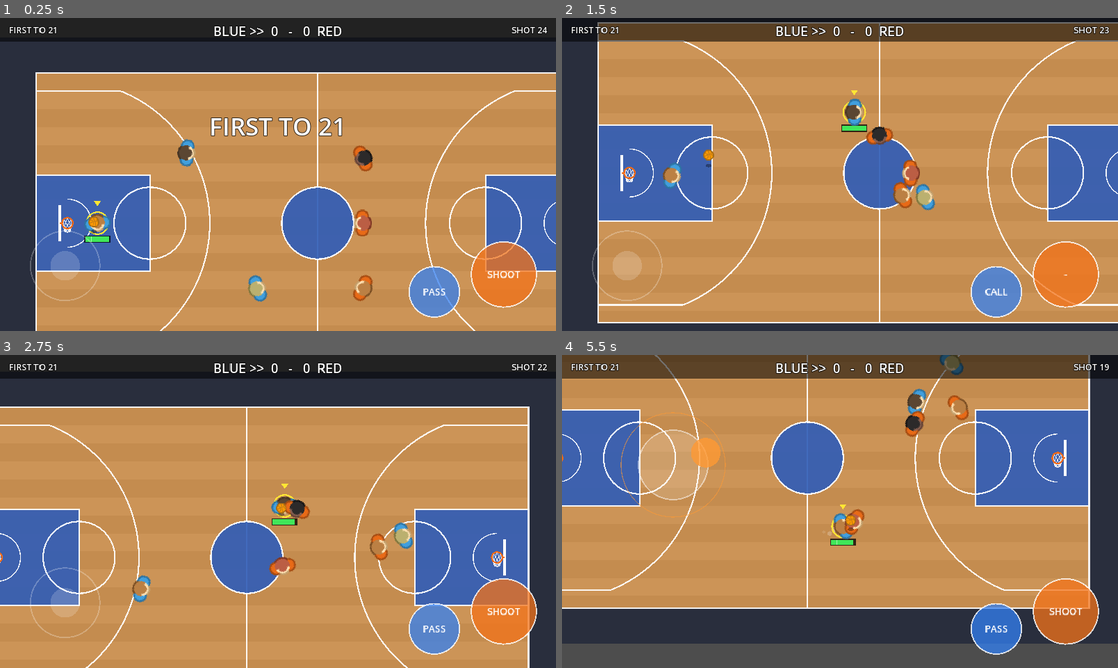
Above: before the commit, frames 1-4 (two rows, left to right).
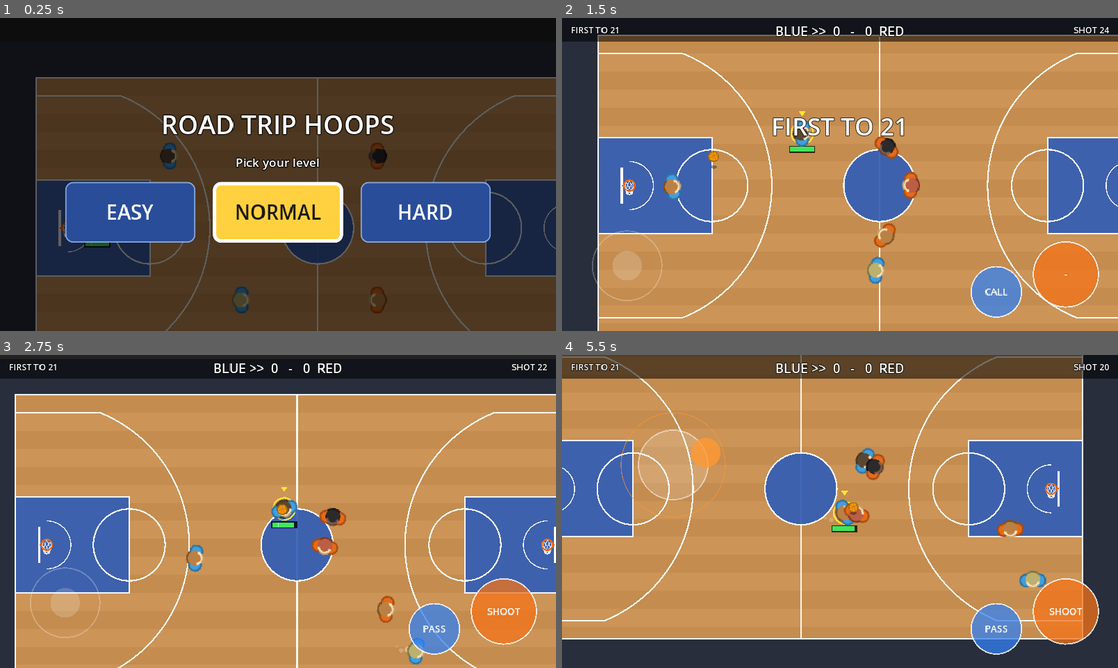
Above: after the commit, the same moments.

Repository: Kirmalo/road-trip-hoops
Game: Godot game, scene res://main.tscn
Same seed, same stepped clock (60 frames per second), same inputs: the game is played once before the commit and once after it.
Inputs (mouse positions are in pixels of both pictures, inside the frame that each line leads up to):
- Up to frame 1 (0.25 s): no input
- Up to frame 2 (1.5 s): click (990, 212) at 0.5 s, where only the run after the commit has a clickable "HARD"; tap Enter at 1.25 s; move the mouse to (962, 158) at 1.27 s; hold D from 1.28 s (still down); tap K at 1.35 s; click (962, 158) at 1.42 s
- Up to frame 3 (2.75 s): tap Space at 1.52, 1.82 s; tap J at 1.55 s; release D at 2 s; drag from (166, 527) to (250, 574) at 2.02 s
- Up to frame 4 (5.5 s): move the mouse to (895, 442) at 2.77 s; hold D 2.78-3.5 s; tap Enter at 2.85 s; click (895, 442) at 2.92 s; tap Keypad Enter at 3.05 s; drag from (812, 574) to (673, 464) at 3.52 s; move the mouse to (1006, 558) at 4.27 s; hold A 4.28-5 s; tap Space at 4.35, 4.52, 4.82 s; click (1006, 558) at 4.42 s; tap K at 4.55 s; drag from (673, 464) to (756, 433) at 5.02 s

The runs differ from the first frame. In frame 1, 90% of the frame differs, in the area x 0-100%, y 2-100%; in frame 2, 16%; in frame 3, 26%; in frame 4, 33%.

Commit message:
P3-08: difficulty panel at launch and after each game
New scripts/menu.gd: a CanvasLayer with big EASY / NORMAL / HARD buttons
(300x140 px at 1280x720), the remembered level lit. Shown once per run at
launch (the game waits behind it) and on game over under the final score
("Tap a level to play again" replaces the old tap-anywhere restart). One tap
sets Difficulty.level, saves it (user://settings.cfg) and reloads the scene.
The game-over panel takes taps after 0.8 s so a thumb still on SHOOT can't
pick by accident. First launch (nothing saved) plays Normal
(MenuScript.prepare_level runs before the players are made).

main.gd: while the panel is up the joystick and A/B are off and hidden (they
read _input, before the GUI), A/B/keys are routed to the panel (A/D or arrows
or K move the light, J/Space/Enter plays). --autoplay, --humantest and --shots
skip the panel and keep Difficulty.from_cmdline() (Hard). New test flag
--menushot (xvfb; add --target 3) saves /tmp/hoops_menu_start.png and
/tmp/hoops_menu_over.png. Stats: menu_shown, menu_picks_<level>.

Co-Authored-By: Claude Opus 5.5 <noreply@anthropic.com>
Claude-Session: https://claude.ai/code/session_01K8WPuYbTD1xrCASynmgFd3

Diff:
--- a/scripts/main.gd
+++ b/scripts/main.gd
@@ -24,6 +24,7 @@
 const HumanInputScript = preload("res://scripts/human_input.gd")
 const DefenseScript = preload("res://scripts/defense.gd")
 const RulesScript = preload("res://scripts/rules.gd")
+const MenuScript = preload("res://scripts/menu.gd")
 
 const FT := 12.0                     # pixels per foot
 const COURT_W := 94.0 * FT
@@ -105,6 +106,7 @@
                                      # (Phase 1 behavior). Your own PASS always hands control to the receiver.
 const CALL_CUE_RISE := 4.0 * FT      # the "!" bubble floats this far above the caller's feet
 const CALL_CUE_COLOR := Color(1.0, 0.92, 0.3)
+const MENUSHOT_FRAMES := 40          # test only (--menushot): frames the panel is up before its screenshot
 
 # --humantest scripted thumb (developer testing only): drives the real touch joystick with synthetic touch events
 const HT_FINGER_POS := Vector2(260, 460)   # where the scripted thumb touches down (left half of the screen)
@@ -184,6 +186,10 @@
 var ht_guard_holder = null
 var _call_node: Node2D               # draws the "!" over the human while his call is live
 var shot_serial := 0                # counts released shots, so each defender gets one block try per shot (defense.gd)
+var menu                            # menu.gd: the EASY / NORMAL / HARD panel (launch and game over, P3-08)
+var menu_wait := false              # the launch panel is up: the game waits behind it
+var menushot := false               # test only (-- --menushot): screenshots of both panels, see _debug_screenshots
+var _menu_frames := 0
 var force_fouls := false            # test only: -- --force-fouls fouls some field goals (until P3-06 commits fouls)
 var ht_ft_t := 0.0                  # humantest: seconds the human has had the ball at the line
 var ht_ft_n := 0                    # humantest: free throws the scripted thumb started (every 2nd is "good")
@@ -210,6 +216,8 @@
 	autoplay = OS.get_cmdline_user_args().has("--autoplay")
 	humantest = OS.get_cmdline_user_args().has("--humantest")
 	force_fouls = OS.get_cmdline_user_args().has("--force-fouls")
+	menushot = OS.get_cmdline_user_args().has("--menushot")
+	MenuScript.prepare_level()   # before the players: first launch = Normal, then the saved level, then --difficulty
 
 	rules = RulesScript.new()
 	rules.game = self
@@ -269,7 +277,29 @@
 	add_child(_call_node)
 
 	_build_hud()
+	menu = MenuScript.new()
+	menu.game = self
+	add_child(menu)
 	start_game()
+	# the launch panel: once per run, never in the headless tests (or --shots, unless -- --menushot)
+	var tests: bool = autoplay or humantest or (OS.get_cmdline_user_args().has("--shots") and not menushot)
+	if not tests and not MenuScript.start_done:
+		menu_wait = true
+		msg_label.visible = false   # no "FIRST TO 21" under the panel; the reloaded game shows it
+		_menu_input(true)
+		menu.show_start()
+	elif not tests:
+		MenuScript.start_done = true
+
+# the panel is up: the joystick and A/B take no touches (touch_controls reads _input, before the GUI) and are hidden,
+# so the tap on a level can't also move or shoot
+func _menu_input(on: bool) -> void:
+	controls.set_process_input(not on)
+	controls.visible = not on and not autoplay
+	if on:
+		controls.joy_index = -1
+		controls.a_index = -1
+		controls.b_index = -1
 
 func _build_hud() -> void:
 	var hud := CanvasLayer.new()
@@ -704,19 +734,28 @@
 	return rules.ft_active and not game_over and not (human_player == rules.ft_shooter and human_player.has_ball())
 
 func _on_a_pressed() -> void:
+	if menu.showing:
+		return
 	if _ft_blocks_buttons():
 		return
 	input.a_pressed()
 
 func _on_a_released() -> void:
+	if menu.showing:
+		return
 	input.a_released()
 
 func _on_b_pressed() -> void:
+	if menu.showing:
+		return
 	if rules.ft_active and not game_over:
 		return
 	input.b_pressed()
 
 func _unhandled_input(event: InputEvent) -> void:
+	if event is InputEventKey and menu.showing:
+		menu.key(event)   # desktop: A/D or arrows (or K) move the light, J / Space / Enter plays it
+		return
 	if event is InputEventKey and not event.echo:
 		if event.keycode == KEY_J or event.keycode == KEY_SPACE:
 			if event.pressed:
@@ -746,6 +785,7 @@
 func _debug_screenshots() -> void:
 	# developer testing only: run with -- --shots to save a few screenshots to /tmp
 	_frame += 1
+	_menushots()
 	if OS.get_cmdline_user_args().has("--shots") and controls.a_glow and not _cue_shot:
 		_cue_shot = true   # first frame with the STEAL button lit (try -- --shots --humantest)
 		get_viewport().get_texture().get_image().save_png("/tmp/hoops_steal_cue.png")
@@ -764,10 +804,25 @@
 		if _frame == 1800 and not OS.get_cmdline_user_args().has("--target"):
 			get_tree().quit()
 
+# test only: -- --menushot (with xvfb, see _debug_screenshots; add --target 3 for a short game): saves the launch
+# panel to /tmp/hoops_menu_start.png, picks the lit level as a tap would, then the game-over panel to
+# /tmp/hoops_menu_over.png once it takes taps, and quits. The human stands still, so RED wins.
+func _menushots() -> void:
+	if not menushot or not menu.showing:
+		_menu_frames = 0
+		return
+	_menu_frames += 1
+	if menu_wait and _menu_frames == MENUSHOT_FRAMES:
+		get_viewport().get_texture().get_image().save_png("/tmp/hoops_menu_start.png")
+		menu._pick(MenuScript.Difficulty.level)
+	elif game_over and _menu_frames == MENUSHOT_FRAMES + int(MenuScript.ARM_TIME_OVER * 60.0):
+		get_viewport().get_texture().get_image().save_png("/tmp/hoops_menu_over.png")
+		get_tree().quit()
+
 func _physics_process(delta: float) -> void:
 	_debug_screenshots()
 	_update_message(delta)
-	if game_over:
+	if game_over or menu_wait:
 		return
 
 	if not rules.update(delta):
@@ -1109,7 +1164,7 @@
 				a.position -= push
 				b.position += push
 
-# the game is won (rules.gd decides when): stop play, show the result, print the test lines. P3-08 adds the panel here
+# the game is won (rules.gd decides when): stop play, show the result and the level panel (P3-08), print the test lines
 func on_game_over(winner: int) -> void:
 	game_over = true
 	audio.play("whistle")
@@ -1121,9 +1176,14 @@
 	_trail_on = false
 	fx.set_trail(false)
 	audio.play("whistle", 3.0, 0.0)   # second, louder whistle: game over
-	show_message("FINAL  %d - %d\n%s WINS!  Tap to play again" % [score[0], score[1], TEAM_NAMES[winner]], 9999.0,
-			TEAM_COLORS[winner])
 	_update_hud()
+	if autoplay or humantest:
+		show_message("FINAL  %d - %d\n%s WINS!" % [score[0], score[1], TEAM_NAMES[winner]], 9999.0, TEAM_COLORS[winner])
+	else:
+		# P3-08: the level panel under the final score; a tap on a level plays again
+		msg_label.visible = false
+		_menu_input(true)
+		menu.show_game_over(score, winner, TEAM_COLORS[winner])
 	if autoplay or humantest:
 		var secs: int = int(rules.play_time)
 		print("FINAL BLUE %d - RED %d" % [score[0], score[1]])
--- /dev/null
+++ b/scripts/menu.gd
@@ -0,0 +1,174 @@
+extends CanvasLayer
+# Difficulty panel (P3-08, owner Q7 a): three big EASY / NORMAL / HARD buttons, built in code. main.gd shows it when
+# the game opens (the game waits behind it) and after each game under the final score. The remembered level is lit.
+# One tap on a level: Difficulty.level = it, Difficulty.save() (user://settings.cfg), reload the scene; the start
+# panel is shown only once per run, so the reloaded game starts at once.
+# Touch first: the panel stops taps (main.gd also turns the joystick and A/B off while it's up). Desktop: mouse, or
+# A/D (left/right arrows) or K to move the light and J / Space / Enter to play the lit level.
+# --autoplay and --humantest never show it (main.gd); they keep Difficulty.from_cmdline() (Hard by default).
+
+const Difficulty = preload("res://scripts/difficulty.gd")
+
+const BUTTON_SIZE := Vector2(300, 140)   # px at the 1280x720 base: finger-sized on a tablet (board: at least 200x110)
+const BUTTON_GAP := 40                   # px between the buttons
+const BUTTON_FONT := 46
+const TITLE_FONT := 60
+const SUB_FONT := 28
+const DIM_COLOR := Color(0, 0, 0, 0.62)  # darkens the court behind the panel
+const LIT_COLOR := Color(1.0, 0.82, 0.25)        # the remembered level
+const LIT_BORDER := Color(1.0, 1.0, 1.0)
+const OFF_COLOR := Color(0.16, 0.3, 0.6)         # the other levels
+const OFF_BORDER := Color(0.6, 0.75, 1.0, 0.8)
+const LIT_TEXT := Color(0.12, 0.1, 0.05)
+const OFF_TEXT := Color.WHITE
+const ARM_TIME_OVER := 0.8               # seconds before the game-over panel takes a tap (a thumb still on SHOOT
+                                         # when the game ends must not pick a level by accident)
+const LAYER := 20                        # over the HUD (10)
+
+static var start_done := false           # the launch panel was answered this run (survives reload_current_scene())
+static var _prepared := false
+
+var game                                 # main.gd
+var showing := false
+var _lit: int = Difficulty.NORMAL
+var _arm_t := 0.0
+var _root: Control
+var _title: Label
+var _sub: Label
+var _buttons: Array = []
+
+# Once per run, before the players are made (player.gd calls Difficulty.init_once() too, later, which is then a no-op):
+# first launch (nothing saved) plays Normal; a saved level wins; --difficulty (and autoplay/humantest = Hard) win over both.
+static func prepare_level() -> void:
+	if _prepared:
+		return
+	_prepared = true
+	Difficulty.level = Difficulty.NORMAL
+	Difficulty.init_once()
+
+func _ready() -> void:
+	layer = LAYER
+	_root = Control.new()
+	_root.set_anchors_and_offsets_preset(Control.PRESET_FULL_RECT)
+	_root.mouse_filter = Control.MOUSE_FILTER_STOP   # nothing under the panel gets a tap or a click
+	_root.visible = false
+	add_child(_root)
+	var dim := ColorRect.new()
+	dim.color = DIM_COLOR
+	dim.set_anchors_and_offsets_preset(Control.PRESET_FULL_RECT)
+	dim.mouse_filter = Control.MOUSE_FILTER_STOP
+	_root.add_child(dim)
+
+	var box := VBoxContainer.new()
+	box.set_anchors_and_offsets_preset(Control.PRESET_FULL_RECT)
+	box.alignment = BoxContainer.ALIGNMENT_CENTER
+	box.add_theme_constant_override("separation", 26)
+	box.mouse_filter = Control.MOUSE_FILTER_IGNORE
+	_root.add_child(box)
+	_title = _label(box, TITLE_FONT)
+	_sub = _label(box, SUB_FONT)
+	var row := HBoxContainer.new()
+	row.alignment = BoxContainer.ALIGNMENT_CENTER
+	row.add_theme_constant_override("separation", BUTTON_GAP)
+	row.mouse_filter = Control.MOUSE_FILTER_IGNORE
+	box.add_child(row)
+	for lv in [Difficulty.EASY, Difficulty.NORMAL, Difficulty.HARD]:
+		var b := Button.new()
+		b.text = String(Difficulty.NAMES[lv]).to_upper()
+		b.custom_minimum_size = BUTTON_SIZE
+		b.focus_mode = Control.FOCUS_NONE   # the light is ours (_lit), not the focus box
+		b.add_theme_font_size_override("font_size", BUTTON_FONT)
+		b.pressed.connect(_pick.bind(lv))
+		row.add_child(b)
+		_buttons.append(b)
+
+func _label(parent: Control, size: int) -> Label:
+	var l := Label.new()
+	l.horizontal_alignment = HORIZONTAL_ALIGNMENT_CENTER
+	var ls := LabelSettings.new()
+	ls.font_size = size
+	ls.outline_size = 8
+	ls.outline_color = Color(0, 0, 0, 0.85)
+	l.label_settings = ls
+	l.mouse_filter = Control.MOUSE_FILTER_IGNORE
+	parent.add_child(l)
+	return l
+
+# at launch: the game waits behind the panel
+func show_start() -> void:
+	_title.text = "ROAD TRIP HOOPS"
+	_title.modulate = Color.WHITE
+	_sub.text = "Pick your level"
+	_open(0.0)
+
+# after a game: the final score on top, a tap on a level plays again (replaces "tap to play again")
+func show_game_over(score: Array, winner: int, color: Color) -> void:
+	_title.text = "FINAL  %d - %d   %s WINS!" % [score[0], score[1], game.TEAM_NAMES[winner]]
+	_title.modulate = color
+	_sub.text = "Tap a level to play again"
+	_open(ARM_TIME_OVER)
+
+func _open(arm: float) -> void:
+	showing = true
+	_arm_t = arm
+	_lit = Difficulty.level
+	_root.visible = true
+	_refresh()
+	if game != null:
+		game.stat("menu_shown")
+
+func _process(delta: float) -> void:
+	if showing and _arm_t > 0.0:
+		_arm_t -= delta
+		if _arm_t <= 0.0:
+			_refresh()
+
+func _refresh() -> void:
+	for i in _buttons.size():
+		var b: Button = _buttons[i]
+		var lit: bool = i == _lit
+		var col: Color = LIT_COLOR if lit else OFF_COLOR
+		var sb := _style(col, LIT_BORDER if lit else OFF_BORDER, 8 if lit else 3)
+		b.add_theme_stylebox_override("normal", sb)
+		b.add_theme_stylebox_override("hover", sb)
+		b.add_theme_stylebox_override("pressed", _style(col.darkened(0.25), LIT_BORDER, 8))
+		b.add_theme_stylebox_override("disabled", sb)
+		b.add_theme_stylebox_override("focus", StyleBoxEmpty.new())
+		var tc: Color = LIT_TEXT if lit else OFF_TEXT
+		for k in ["font_color", "font_hover_color", "font_pressed_color", "font_disabled_color"]:
+			b.add_theme_color_override(k, tc)
+		b.disabled = _arm_t > 0.0
+		b.modulate.a = 0.6 if _arm_t > 0.0 else 1.0
+
+func _style(fill: Color, border: Color, width: int) -> StyleBoxFlat:
+	var sb := StyleBoxFlat.new()
+	sb.bg_color = fill
+	sb.border_color = border
+	sb.set_border_width_all(width)
+	sb.set_corner_radius_all(18)
+	return sb
+
+# desktop testing: main.gd hands key presses here while the panel is up
+func key(event: InputEventKey) -> void:
+	if not event.pressed or event.echo:
+		return
+	match event.keycode:
+		KEY_A, KEY_LEFT:
+			_lit = maxi(_lit - 1, Difficulty.EASY)
+			_refresh()
+		KEY_D, KEY_RIGHT, KEY_K:
+			_lit = (_lit + 1) % _buttons.size() if event.keycode == KEY_K else mini(_lit + 1, Difficulty.HARD)
+			_refresh()
+		KEY_J, KEY_SPACE, KEY_ENTER, KEY_KP_ENTER:
+			_pick(_lit)
+
+func _pick(lv: int) -> void:
+	if not showing or _arm_t > 0.0:
+		return
+	showing = false
+	start_done = true
+	Difficulty.level = lv
+	Difficulty.save()
+	if game != null:
+		game.stat("menu_picks_" + Difficulty.level_name())
+	get_tree().call_deferred("reload_current_scene")   # deferred: the Button is still handling this tap
